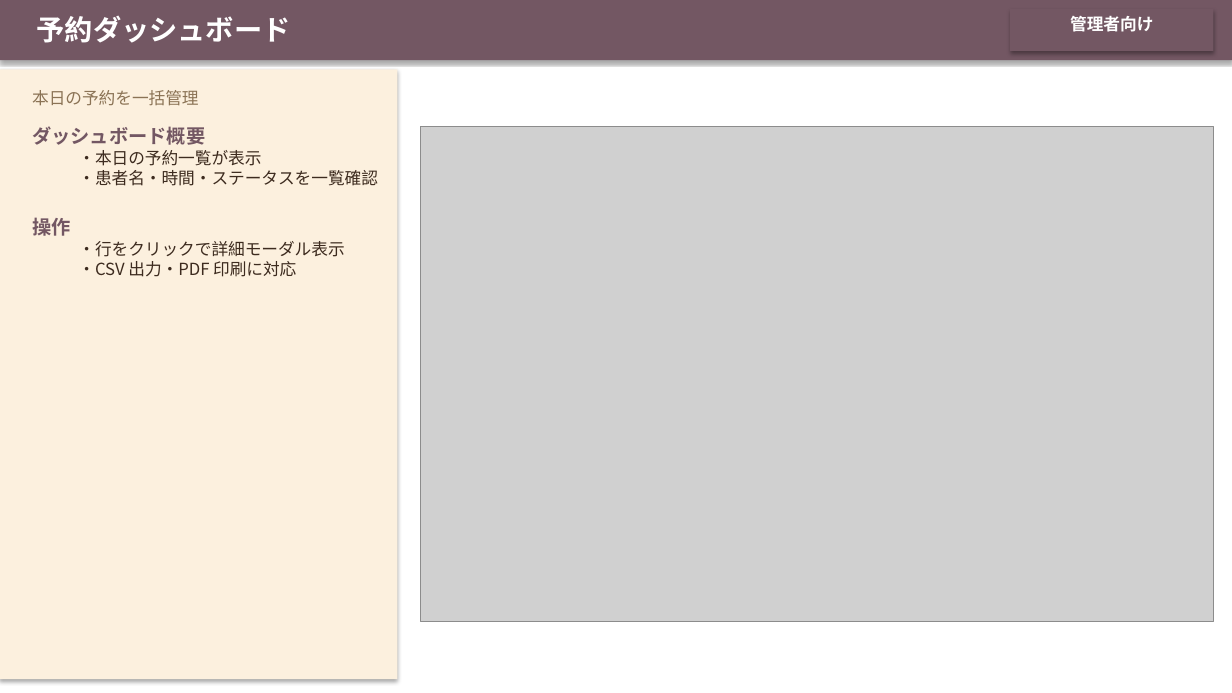
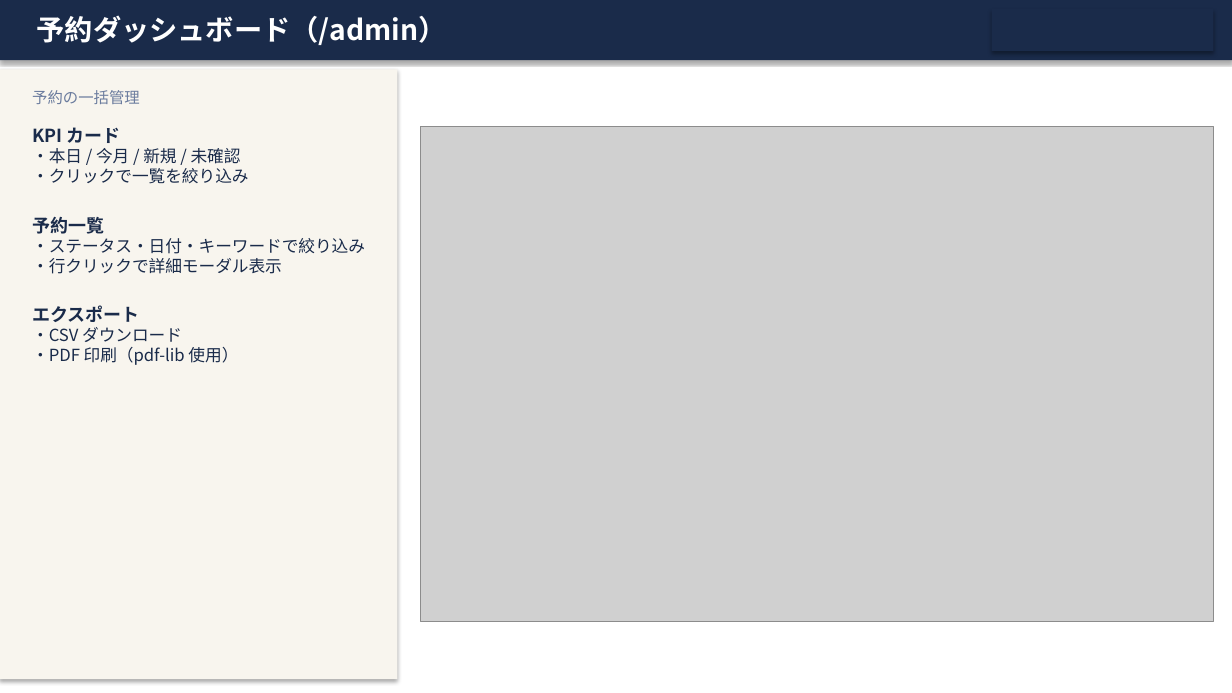
Before and after one commit to Kojinius/fukumoto-reservation, a slide deck: slide 14 of documents/manuals/OnlineAppointSystem_ユーザーマニュアル.pptx (slide 13 before the commit). Drawn at 1232x693 pixels with LibreOffice and Linux fonts; fonts in the diff are those of the drawing; grey boxes stand for pictures. Boxes give left, top, right and bottom in pixels: in the first picture for what was removed or moved away, otherwise in the second. Text is boxed around its words. In the diff, an @@ line names an element or a change of style, - is before the commit and + after.

```diff
--- a/documents/manuals/OnlineAppointSystem_ユーザーマニュアル.pptx
+++ b/documents/manuals/OnlineAppointSystem_ユーザーマニュアル.pptx
@@ rectangle at (0,0,1232,60): fill #735763 to #1A2B4A @@
@@ text at (37,15,447,45): text changed @@
-予約ダッシュボード
+予約ダッシュボード（/admin）
@@ rectangle at (992,9,1214,51): fill #735763 to #1A2B4A @@
@@ rectangle: place and size @@
-rectangle at (1010,9,1214,51)
+rectangle at (992,9,1214,51)
@@ text removed at (1070,16,1153,32) @@
-管理者向け
@@ rectangle at (0,69,397,679): fill #FCF0DE to #F8F5EE @@
@@ text at (32,90,140,104): text changed; size 13 to 12 pt; text colour #8B7355 to #6B7C9E @@
-本日の予約を一括管理
+予約の一括管理
@@ text at (32,127,365,365): text changed; text colour #3D2B1F to #1A2B4A @@
-ダッシュボード概要
-  ・本日の予約一覧が表示
-  ・患者名・時間・ステータスを一覧確認
-操作
-  ・行をクリックで詳細モーダル表示
-  ・CSV 出力・PDF 印刷に対応
+KPI カード
+・本日 / 今月 / 新規 / 未確認
+・クリックで一覧を絞り込み
+予約一覧
+・ステータス・日付・キーワードで絞り込み
+・行クリックで詳細モーダル表示
+エクスポート
+・CSV ダウンロード
+・PDF 印刷（pdf-lib 使用）
```
Also in this commit, not shown: 20 other slides changed, 2 slides added, 1 slide removed, 5 other files.
